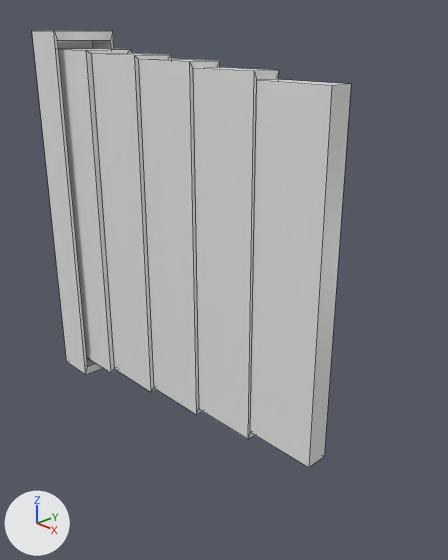
The Blender file Unity/WatcherUnity/Assets/Blender Objects/Files/Door.blend: old version first, new version second.
The view is the same before and after, from a 50 mm lens placed at (2.53, -2.08, 2.07), pointed at (0.23, 0.1, 0.83). The lights are fixed; the arrows at lower left show +X, +Y and +Z. Mesh edges are drawn as thin lines.

Names of what the first picture shows: 'Door', 'Frame'.
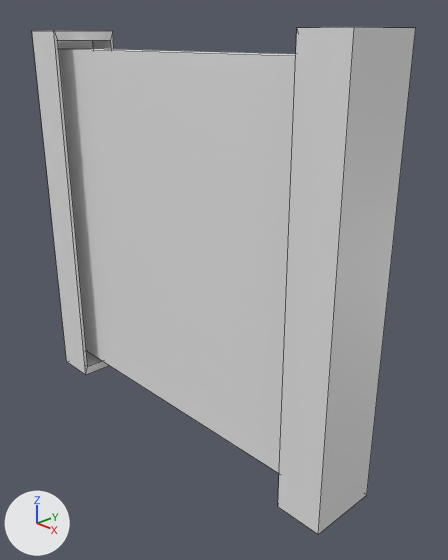
Where the newer file only moved an object's origin or applied its transform, the numbers keep the older frame.

The change, as JSON lines over the scene's bpy script:
```json
{"block": "me_cube", "where": "# used by ob_door; location = (0.0, 0.0, 1.0)"}
{"op": "remove", "block": "me_cube", "code": "me_cube.from_pydata(...)  # 40 vertices, 38 faces; spans x -1.0..1.0, y -0.15..0.15, z -1.0..1.0"}
{"op": "remove", "block": "me_cube", "code": "me_cube.materials.append(mat_door)  # white #e7e7e7"}
{"op": "add", "block": "me_cube", "code": "me_cube.from_pydata(...)  # 8 vertices, 6 faces; spans x 0.0..4.08, y -1.0..1.0, z -1.0..1.0"}
{"block": "me_cube", "change": "me_cube part 2: the whole mesh is rebuilt"}
{"block": "me_cube_001", "where": "me_cube_001.from_pydata(...)  # 16 vertices, 14 faces; spans x -1.1..-0.85, y -0.2..0.2, z -1.1..1.1"}
{"block": "me_cube_001", "where": "# used by ob_frame; location = (0.0, 0.0, 1.0)"}
{"block": "me_cube_001", "change": "me_cube_001 part 1: the loose piece of 16 vertices spanning x -1.1..-0.85, y -0.2..0.2, z -1.1..1.1 is copied, and the copy is turned -180 degrees about the z axis through its middle, then moved by (2.03, 0.0, 0.0); it spans x 0.93..1.18, y -0.2..0.2, z -1.1..1.1"}
{"op": "set", "path": "ob_door.location", "old": "(0.0, 0.0, 1.0)", "new": "(-1.021, 0.0, 1.0)"}
{"op": "set", "path": "ob_door.scale", "old": "(1.0, 1.0, 1.0)", "new": "(0.5, 0.1, 1.0)"}
```

Location of each change, [x1, y1, x2, y2] in pixels of the pictures (448 x 560 px):
```json
{"object": "Door", "change": "reshaped, moved, rescaled", "before": [59, 48, 351, 467], "after": [59, 48, 296, 473]}
{"object": "Frame", "change": "reshaped", "before": [32, 30, 114, 375], "after": [32, 27, 415, 534]}
{"part": 1, "of": "me_cube_001", "change": "added", "after": [278, 27, 415, 534]}
```
